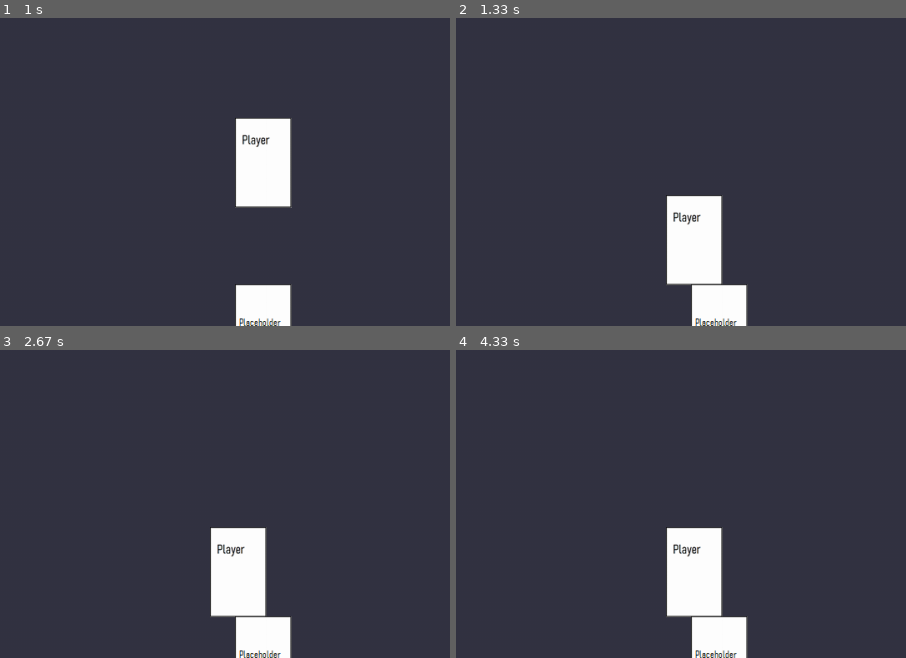
Above: before the commit, frames 1-4 (two rows, left to right).
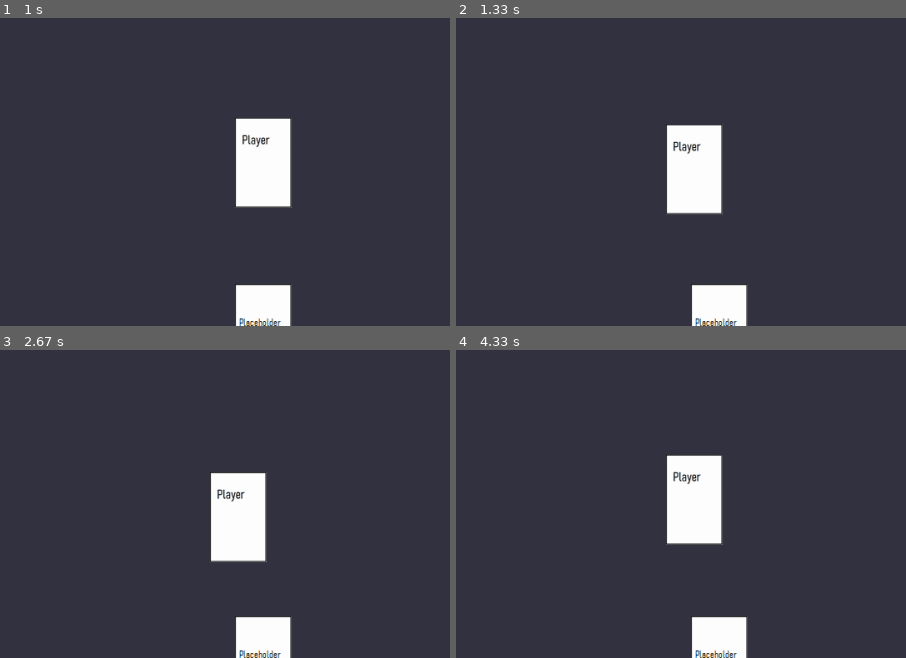
Above: after the commit, the same moments.

Repository: Group-of-PLAGUE-Time-Wanderer/PLAGUE-Time-Wanderer
Game: pygame game, started from Jeu_vidéo2/__main__.py
Two runs of this game, one before a commit and one after it. Both use one fixed random seed, a clock stepped at 60 frames per second and the inputs below.
Inputs (mouse positions are % of the whole screen's width and height, from its top left):
- Up to frame 1 (1 s): click (50, 50) at 0.43 s; hold Space from 0.67 s (still down); hold Up from 0.67 s (still down)
- Up to frame 2 (1.33 s): release Space at 1.13 s; release Up at 1.13 s; tap Left at 1.17 s
- Up to frame 3 (2.67 s): tap Space at 2.5 s
- Up to frame 4 (4.33 s): tap Space at 2.9, 3.2, 4.07 s
The pictures show only the part of the screen within x 24-74%, y 50-100%; the shares and areas given below are measured in that part.

Frame 1 is identical in both runs. In frame 2, 5.7% of the frame differs, in the area x 46-60%, y 34-87%; in frame 3, 4.6%; in frame 4, 5.9%.

Commit message:
Added jump

Diff:
--- a/Jeu_vidéo2/config.py
+++ b/Jeu_vidéo2/config.py
@@ -16,8 +16,9 @@
 gravity = 0.5
 
 # PLayer
+jump_power = 10
 player_controls = {
-    "up": None,  # disaled
+    "up": pygame.K_SPACE,  # disaled
     "down": None,  # disabled too
     "left": pygame.K_LEFT,
     "right": pygame.K_RIGHT,
--- a/Jeu_vidéo2/physics.py
+++ b/Jeu_vidéo2/physics.py
@@ -1,7 +1,5 @@
 #!/usr/bin/python
 # coding: utf-8
-import pygame.sprite
-
 from config import *
 
 
@@ -17,11 +15,13 @@
         self.controls = ["up", "down", "left", "right"]
         self.gravity = gravity
         self.collidewith = pygame.sprite.Group()
-#        self.keyy = [pygame.K_UP, pygame.K_DOWN, pygame.K_LEFT, pygame.K_RIGHT]
+        self.canjump = False
+        self.jump_power = jump_power
 
     def move(self, direction):
-        if direction == "up":
-            self.rect.y -= self.speed
+        if direction == "up" and self.canjump:
+            self.yvel += self.jump_power
+            self.canjump = False
         elif direction == "down":
             self.rect.y += self.speed
         elif direction == "left":
@@ -39,6 +39,7 @@
 
     def update(self):
         while self.collide(self.collidewith):
+            self.canjump = True
             self.yvel = 0
             self.rect.y -= 1
 
